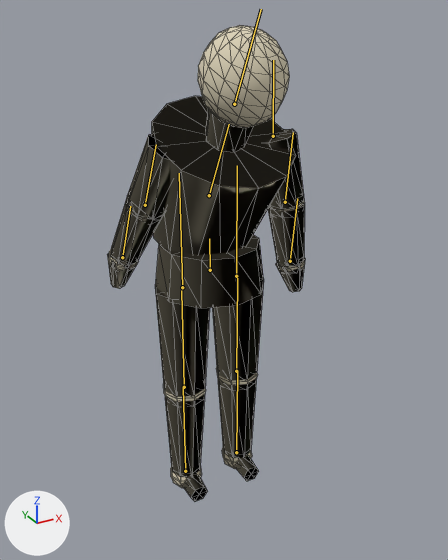
An edit to the glTF model assets/models/mummy.gltf, drawn before and after from the same camera.
Before and after are seen from a 50 mm lens placed at (-1.034, -1.994, 1.942), pointed at (-0.009, -0.13, 1.01). The axes (+X, +Y, +Z) are drawn at lower left. The lights are the same throughout. The first picture is the older version. Both versions are drawn at frame 9 of the action 'attack'; the numbers are the values there. The bones that change, and the others that lie on the model, are drawn over the model as lines. Mesh edges are drawn as thin lines.
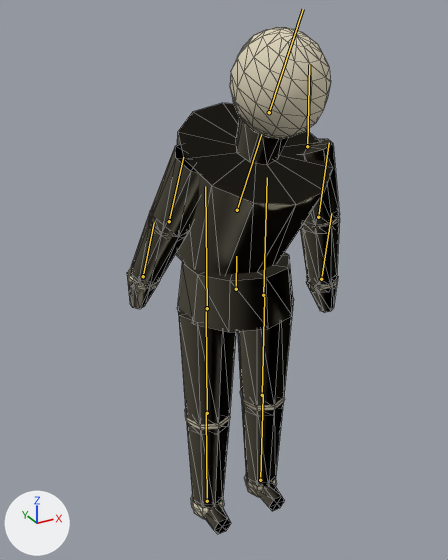
Changed parts and their boxes (x1, y1, x2, y2) in the pictures (448 x 560 px):
'Mesh_0', posed (8% wider, 6% taller): before (107, 25, 305, 501); after (127, 27, 340, 534)
bone 'root', root to tip: before (210, 270) to (209, 238); after (236, 289) to (236, 256)

What the commit changed:
Bone 'root' (bone_root) moves from (0.0, 0.0, 0.0) to (0.0, 0.0, 0.207).
